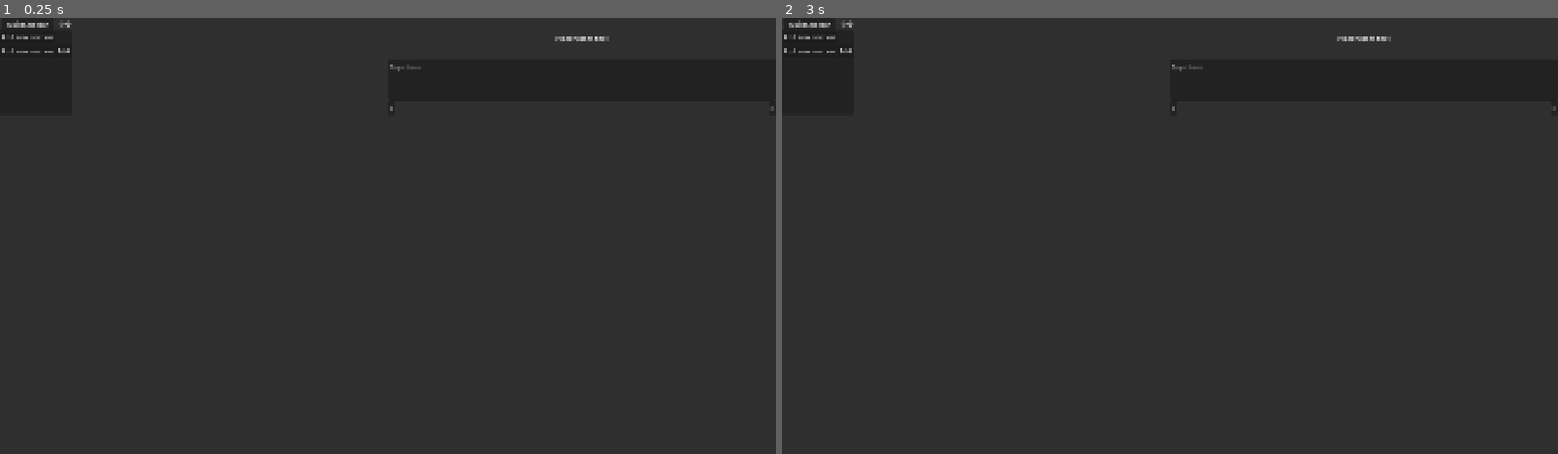
Above: before the commit, frames 1-2 (left to right).
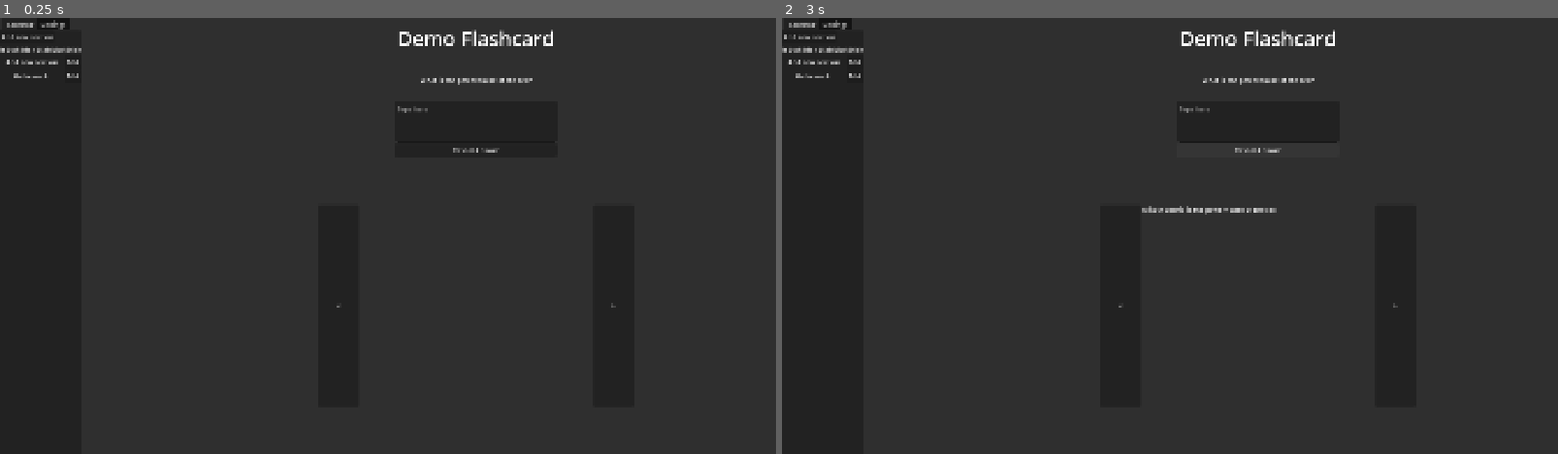
Above: after the commit, the same moments.

Repository: viywolf/Spaced-Repetition-Helper
Game: Godot game, scene res://scenes/main_screen.tscn
The game is run twice, just before and just after one commit, with the same random seed, the same clock (stepped at 60 frames per second) and the same inputs. Before the commit the project has no main scene; this scene is started directly in both runs.
Inputs (mouse positions are in pixels of both pictures, inside the frame that each line leads up to):
- Up to frame 1 (0.25 s): no input
- Up to frame 2 (3 s): click "Edit" at 0.5 s; click "Edit" at 1.25 s; click "<" at 2 s; click (1255, 148) at 2.75 s, where only the run after the commit has a clickable "Reveal Answer"

The runs differ from the first frame. In frame 1, 0.9% of the frame differs, in the area x 0-100%, y 0-67%; in frame 2, 1.1%.

Commit message:
Formatting functions
Function to update flashcard based on data, function to add a label and section to the selector

Diff:
--- /dev/null
+++ b/globals/flashcards.gd
@@ -0,0 +1,11 @@
+extends Node
+
+enum{
+	QUESTION, ANSWER
+}
+
+var demo_flashcards: Dictionary = {
+	"Demo Flashcard":[
+		["What is the powerhouse of the cell?", "Mitochondria is the powerhouse of the cell"],
+	]
+}
--- a/project.godot
+++ b/project.godot
@@ -11,8 +11,13 @@
 [application]
 
 config/name="Spaced Repetition Helper"
+run/main_scene="uid://bs2ugakst02nb"
 config/features=PackedStringArray("4.7", "GL Compatibility")
 config/icon="res://icon.svg"
+
+[autoload]
+
+Flashcards="*uid://b2tax3ynhsv7m"
 
 [display]
 
--- a/scenes/main_screen.tscn
+++ b/scenes/main_screen.tscn
@@ -1,4 +1,7 @@
 [gd_scene format=3 uid="uid://bs2ugakst02nb"]
+
+[ext_resource type="Script" uid="uid://5xca126s1wya" path="res://scripts/flashcard_manager.gd" id="1_7fvvs"]
+[ext_resource type="Script" uid="uid://dedbl14ruchug" path="res://scenes/selector_manager.gd" id="1_kusfh"]
 
 [node name="MainScreen" type="Control" unique_id=339445641]
 layout_mode = 3
@@ -6,78 +9,149 @@
 offset_right = 1920.0
 offset_bottom = 1080.0
 
-[node name="HBoxContainer" type="HBoxContainer" parent="." unique_id=248870627]
-custom_minimum_size = Vector2(1920, 0)
+[node name="MainSection" type="HSplitContainer" parent="." unique_id=1356632912]
+custom_minimum_size = Vector2(1920, 1080)
 layout_mode = 0
-offset_right = 40.0
-offset_bottom = 40.0
+offset_right = 2144.0
+offset_bottom = 1080.0
+split_offsets = PackedInt32Array(200)
+split_offset = 200
 
-[node name="TabContainer" type="TabContainer" parent="HBoxContainer" unique_id=1025452121]
+[node name="Management" type="TabContainer" parent="MainSection" unique_id=1025452121]
+custom_minimum_size = Vector2(200, 0)
 layout_mode = 2
 current_tab = 0
 
-[node name="MainSelector" type="VBoxContainer" parent="HBoxContainer/TabContainer" unique_id=699732768]
+[node name="Selector" type="VBoxContainer" parent="MainSection/Management" unique_id=699732768]
 layout_mode = 2
+script = ExtResource("1_kusfh")
 metadata/_tab_index = 0
 
-[node name="Section1" type="HBoxContainer" parent="HBoxContainer/TabContainer/MainSelector" unique_id=1660894200]
+[node name="Section1" type="HBoxContainer" parent="MainSection/Management/Selector" unique_id=1660894200]
 layout_mode = 2
 
-[node name="Button" type="Button" parent="HBoxContainer/TabContainer/MainSelector/Section1" unique_id=735387540]
+[node name="Button" type="Button" parent="MainSection/Management/Selector/Section1" unique_id=735387540]
 layout_mode = 2
 text = "Add new section"
 
-[node name="Section2" type="HBoxContainer" parent="HBoxContainer/TabContainer/MainSelector" unique_id=1099115200]
+[node name="Label" type="RichTextLabel" parent="MainSection/Management/Selector" unique_id=1916375249]
+custom_minimum_size = Vector2(0, 24)
+layout_mode = 2
+text = "-Blah blah blah blah blah blah blah section-"
+autowrap_mode = 0
+horizontal_alignment = 1
+
+[node name="Section2" type="HBoxContainer" parent="MainSection/Management/Selector" unique_id=1099115200]
 layout_mode = 2
 
-[node name="Button" type="Button" parent="HBoxContainer/TabContainer/MainSelector/Section2" unique_id=1109175091]
+[node name="Label" type="Label" parent="MainSection/Management/Selector/Section2" unique_id=1216725916]
 layout_mode = 2
+size_flags_horizontal = 3
 text = "Add new section"
+horizontal_alignment = 1
 
-[node name="Button2" type="Button" parent="HBoxContainer/TabContainer/MainSelector/Section2" unique_id=1044597544]
+[node name="Button2" type="Button" parent="MainSection/Management/Selector/Section2" unique_id=1044597544]
 layout_mode = 2
 text = "Edit"
 
-[node name="Settings" type="VBoxContainer" parent="HBoxContainer/TabContainer" unique_id=1372341393]
+[node name="Settings" type="VBoxContainer" parent="MainSection/Management" unique_id=1372341393]
 visible = false
 layout_mode = 2
 metadata/_tab_index = 1
 
-[node name="Label" type="Label" parent="HBoxContainer/TabContainer/Settings" unique_id=2101992656]
+[node name="Label" type="Label" parent="MainSection/Management/Settings" unique_id=2101992656]
 layout_mode = 2
 text = "Placeholder"
 
-[node name="Control" type="Control" parent="HBoxContainer" unique_id=1834887302]
+[node name="FlashcardManager" type="VBoxContainer" parent="MainSection" unique_id=1561580294]
+layout_mode = 2
+size_flags_horizontal = 3
+script = ExtResource("1_7fvvs")
+
+[node name="TitleText" type="RichTextLabel" parent="MainSection/FlashcardManager" unique_id=1162614359]
+unique_name_in_owner = true
+custom_minimum_size = Vector2(0, 100)
+layout_mode = 2
+theme_override_font_sizes/normal_font_size = 50
+text = "Daily Revision"
+horizontal_alignment = 1
+vertical_alignment = 1
+
+[node name="QuestionText" type="RichTextLabel" parent="MainSection/FlashcardManager" unique_id=852625173]
+unique_name_in_owner = true
+custom_minimum_size = Vector2(0, 100)
+layout_mode = 2
+text = "What is the powerhouse of the cell?"
+horizontal_alignment = 1
+vertical_alignment = 1
+
+[node name="TextInputContainer" type="HBoxContainer" parent="MainSection/FlashcardManager" unique_id=1066765333]
+layout_mode = 2
+
+[node name="Spacer" type="Control" parent="MainSection/FlashcardManager/TextInputContainer" unique_id=458814048]
 layout_mode = 2
 size_flags_horizontal = 3
 
-[node name="FlashcardContainer" type="VBoxContainer" parent="HBoxContainer" unique_id=1561580294]
-custom_minimum_size = Vector2(960, 0)
-layout_mode = 2
-
-[node name="RichTextLabel" type="RichTextLabel" parent="HBoxContainer/FlashcardContainer" unique_id=1162614359]
-custom_minimum_size = Vector2(500, 100)
-layout_mode = 2
-text = "Placeholder text"
-horizontal_alignment = 1
-vertical_alignment = 1
-
-[node name="TextEdit" type="TextEdit" parent="HBoxContainer/FlashcardContainer" unique_id=1709139309]
-custom_minimum_size = Vector2(0, 100)
+[node name="TextEdit" type="TextEdit" parent="MainSection/FlashcardManager/TextInputContainer" unique_id=1709139309]
+custom_minimum_size = Vector2(400, 100)
 layout_mode = 2
 placeholder_text = "Type here"
 
-[node name="HBoxContainer" type="HBoxContainer" parent="HBoxContainer/FlashcardContainer" unique_id=518868540]
+[node name="Spacer2" type="Control" parent="MainSection/FlashcardManager/TextInputContainer" unique_id=408392474]
+layout_mode = 2
+size_flags_horizontal = 3
+
+[node name="SubmitButton" type="HBoxContainer" parent="MainSection/FlashcardManager" unique_id=219678823]
+layout_mode = 2
+size_flags_horizontal = 3
+
+[node name="Spacer" type="Control" parent="MainSection/FlashcardManager/SubmitButton" unique_id=182325722]
+layout_mode = 2
+size_flags_horizontal = 3
+
+[node name="RevealButton" type="Button" parent="MainSection/FlashcardManager/SubmitButton" unique_id=1649859217]
+custom_minimum_size = Vector2(400, 0)
+layout_mode = 2
+text = "Reveal Answer"
+
+[node name="Spacer2" type="Control" parent="MainSection/FlashcardManager/SubmitButton" unique_id=734344682]
+layout_mode = 2
+size_flags_horizontal = 3
+
+[node name="Spacer" type="Control" parent="MainSection/FlashcardManager" unique_id=257535471]
+layout_mode = 2
+size_flags_vertical = 3
+
+[node name="ArrowContainer" type="HBoxContainer" parent="MainSection/FlashcardManager" unique_id=518868540]
+custom_minimum_size = Vector2(0, 500)
 layout_mode = 2
 
-[node name="LeftArrowButton" type="Button" parent="HBoxContainer/FlashcardContainer/HBoxContainer" unique_id=1485618557]
+[node name="Spacer1" type="Control" parent="MainSection/FlashcardManager/ArrowContainer" unique_id=987637135]
+layout_mode = 2
+size_flags_horizontal = 3
+
+[node name="LeftArrowButton" type="Button" parent="MainSection/FlashcardManager/ArrowContainer" unique_id=1485618557]
+custom_minimum_size = Vector2(100, 0)
 layout_mode = 2
 text = "<"
 
-[node name="Spacer" type="Control" parent="HBoxContainer/FlashcardContainer/HBoxContainer" unique_id=1296318633]
+[node name="AnswerText" type="RichTextLabel" parent="MainSection/FlashcardManager/ArrowContainer" unique_id=680768261]
+unique_name_in_owner = true
+layout_mode = 2
+size_flags_horizontal = 3
+text = "Blah blah anwer here"
+
+[node name="RightArrowButton" type="Button" parent="MainSection/FlashcardManager/ArrowContainer" unique_id=1246226754]
+custom_minimum_size = Vector2(100, 0)
+layout_mode = 2
+text = ">"
+
+[node name="Spacer3" type="Control" parent="MainSection/FlashcardManager/ArrowContainer" unique_id=1195006882]
 layout_mode = 2
 size_flags_horizontal = 3
 
-[node name="RightArrowButton" type="Button" parent="HBoxContainer/FlashcardContainer/HBoxContainer" unique_id=1246226754]
+[node name="Spacer2" type="Control" parent="MainSection/FlashcardManager" unique_id=1175364302]
 layout_mode = 2
-text = ">"
+size_flags_vertical = 3
+
+[connection signal="pressed" from="MainSection/FlashcardManager/SubmitButton/RevealButton" to="MainSection/FlashcardManager" method="_on_reveal_button_pressed"]
--- /dev/null
+++ b/scenes/selector_manager.gd
@@ -0,0 +1,28 @@
+extends VBoxContainer
+
+
+# Called when the node enters the scene tree for the first time.
+func _ready() -> void:
+	create_set_label("Hello world")
+
+
+func create_section_label(message: String) -> void:
+	var section_label := RichTextLabel.new()
+	section_label.text = message
+	add_child(section_label)
+
+func create_set_label(label_text: String) -> void:
+	var hbox := HBoxContainer.new()
+
+	var set_label := Label.new()
+	set_label.size_flags_horizontal = Control.SIZE_EXPAND_FILL
+	set_label.horizontal_alignment = HORIZONTAL_ALIGNMENT_CENTER
+	set_label.text = label_text
+
+	var edit_button := Button.new()
+	edit_button.text = "Edit"
+
+	hbox.add_child(set_label)
+	hbox.add_child(edit_button)
+
+	self.add_child(hbox)
--- /dev/null
+++ b/scripts/flashcard_manager.gd
@@ -0,0 +1,19 @@
+extends VBoxContainer
+
+var current_flashcard_set: String = "Demo Flashcard"
+
+# Called when the node enters the scene tree for the first time.
+func _ready() -> void:
+	update_flashcard(0)
+
+
+func update_flashcard(question_index: int):
+	%AnswerText.visible_characters = 0
+	%TitleText.text = current_flashcard_set
+	%QuestionText.text = Flashcards.demo_flashcards[current_flashcard_set][question_index][Flashcards.QUESTION]
+	%AnswerText.text = Flashcards.demo_flashcards[current_flashcard_set][question_index][Flashcards.ANSWER]
+
+
+
+func _on_reveal_button_pressed() -> void:
+	%AnswerText.visible_characters = -1
Not shown, added: globals/flashcards.gd.uid
Not shown, added: scenes/selector_manager.gd.uid
Not shown, added: scripts/flashcard_manager.gd.uid
